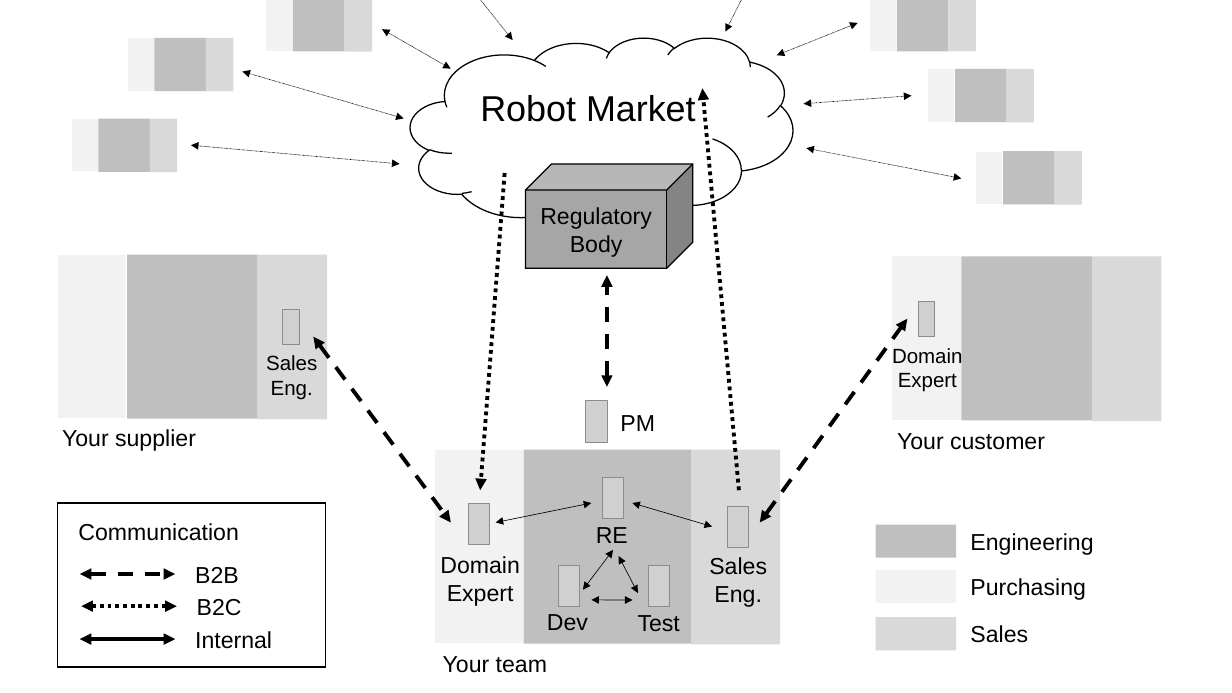
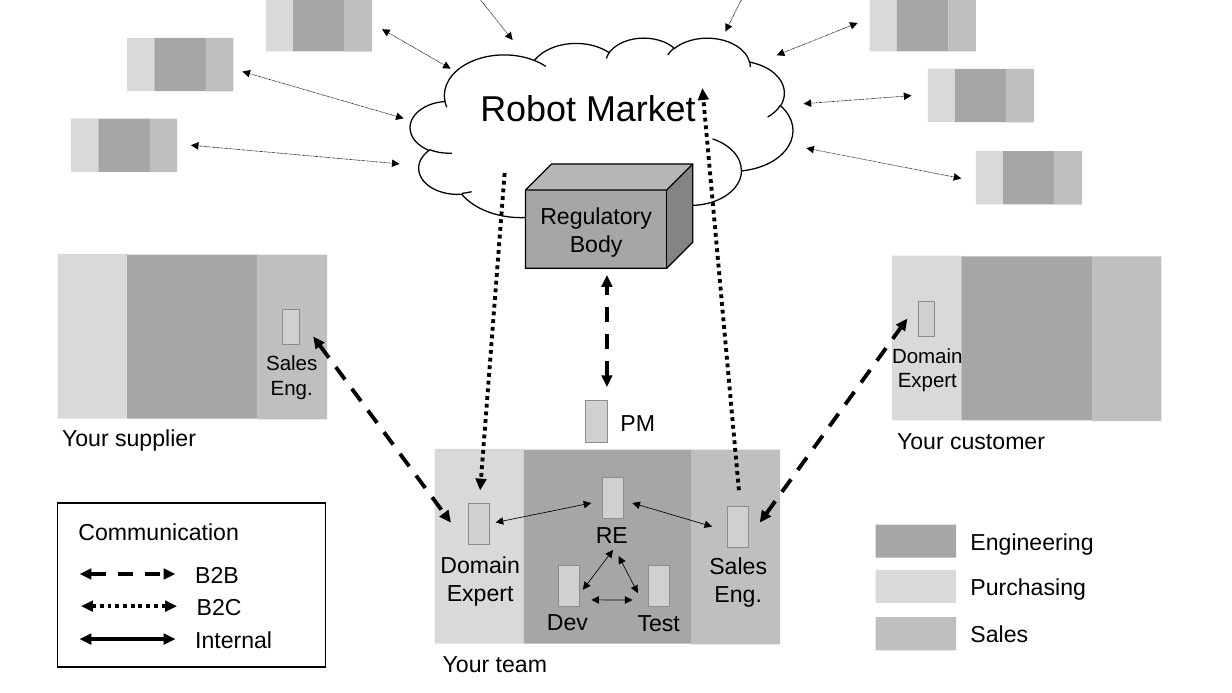
Before and after one commit to lunduniversity/introsofteng, a slide deck: slide 1 of project/rumble/etsa02_figures.pptx. Drawn at 1232x693 pixels with LibreOffice and Linux fonts; fonts in the diff are those of the drawing; grey boxes stand for pictures. Boxes give left, top, right and bottom in pixels: in the first picture for what was removed or moved away, otherwise in the second. Text is boxed around its words. In the diff, an @@ line names an element or a change of style, - is before the commit and + after.

```diff
--- a/project/rumble/etsa02_figures.pptx
+++ b/project/rumble/etsa02_figures.pptx
@@ fill #F2F2F2 to #D9D9D9; outline #FFFFFF 1 pt to none in 9 elements at [434, 449, 523, 644], [892, 256, 961, 421], [57, 254, 127, 419], [71, 118, 99, 172], [266, 0, 294, 52], [870, 0, 897, 52], [928, 68, 956, 122], [976, 151, 1004, 204], [128, 38, 155, 91] @@
@@ fill #D9D9D9 to #BFBFBF in 10 elements at [691, 450, 780, 645], [1092, 256, 1162, 421], [258, 255, 327, 420], [150, 118, 177, 172], [345, 0, 372, 52], [948, 0, 976, 52], [1006, 69, 1034, 123], [1055, 152, 1082, 205], [876, 617, 957, 651], [206, 38, 234, 91] @@
@@ fill #BFBFBF to #A6A6A6 in 10 elements at [524, 450, 691, 644], [961, 256, 1092, 421], [128, 255, 258, 420], [154, 38, 206, 91], [98, 118, 150, 172], [293, 0, 345, 52], [897, 0, 949, 52], [956, 69, 1007, 123], [1004, 152, 1055, 205], [876, 525, 957, 558] @@
@@ rectangle at [876, 570, 957, 604]: fill #F2F2F2 to #D9D9D9 @@
```
Also in this commit, not shown: 1 other file.
